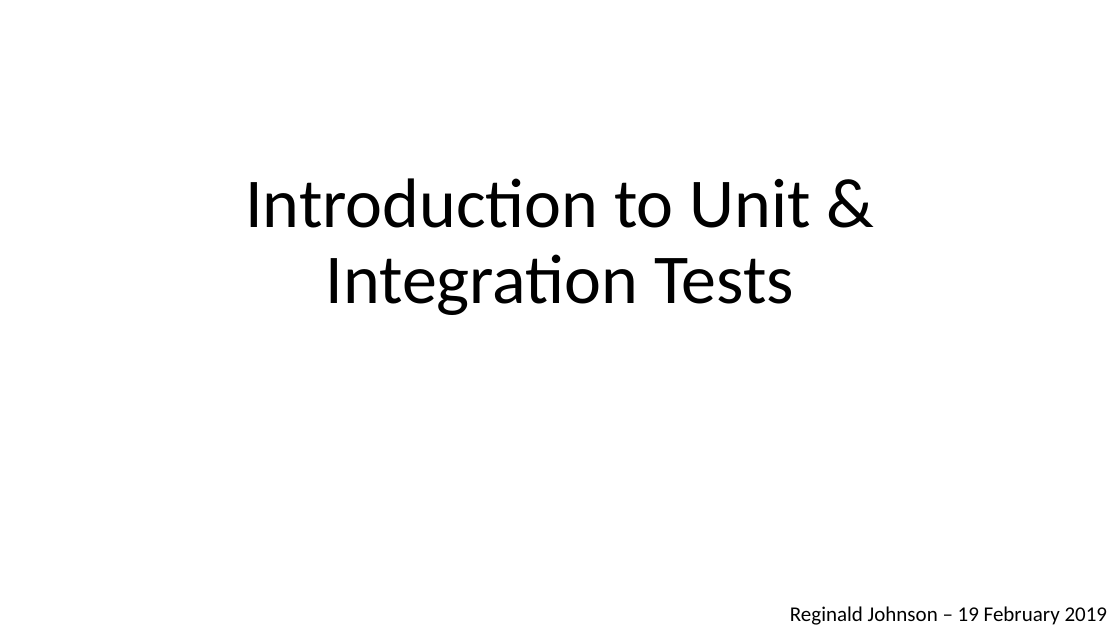
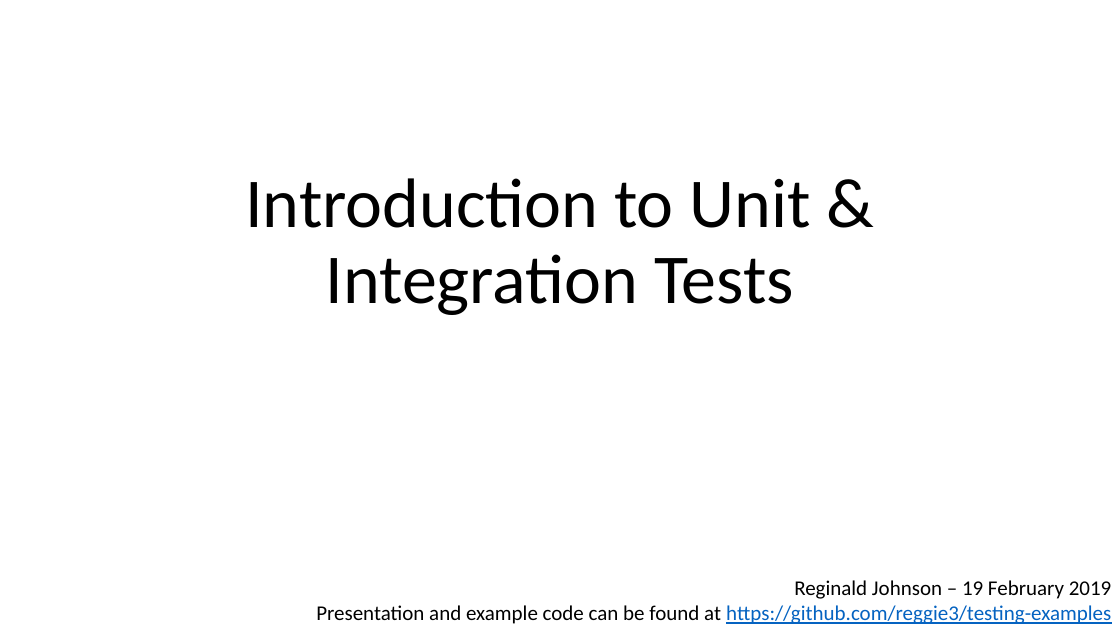
Before and after one commit to reggie3/testing-examples, a slide deck: slide 1 of TestingPresentation.pptx. Drawn at 1120x630 pixels with LibreOffice and Linux fonts; fonts in the diff are those of the drawing. Boxes give left, top, right and bottom in pixels: in the first picture for what was removed or moved away, otherwise in the second. Text is boxed around its words. In the diff, an @@ line names an element or a change of style, - is before the commit and + after.

Commit message:
add link to repo

```diff
--- a/TestingPresentation.pptx
+++ b/TestingPresentation.pptx
@@ text "Reginald Johnson – 19 February ..." moved from (x1=790, y1=606, x2=1108, y2=625) to (x1=316, y1=580, x2=1112, y2=624) @@
@@ text at (x1=794, y1=580, x2=1112, y2=599): alignment left to right @@
@@ text at (x1=316, y1=605, x2=1111, y2=624): paragraph added @@
+Presentation and example code can be found at https://github.com/reggie3/testing-examples
```
